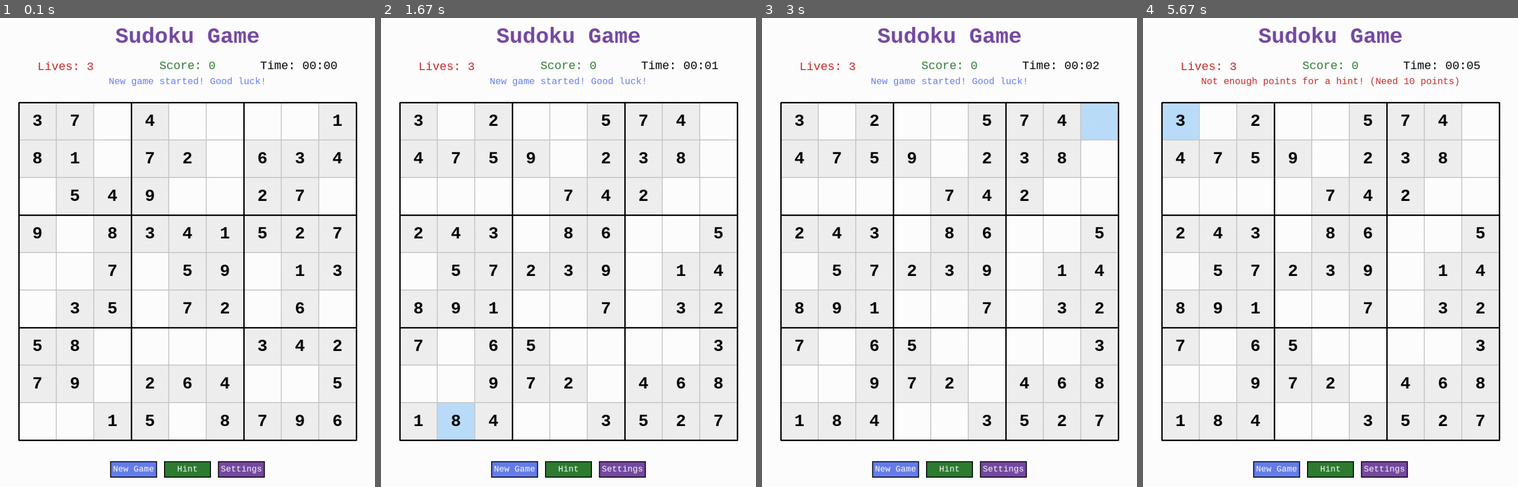
Above: before the commit, frames 1-4 (left to right).
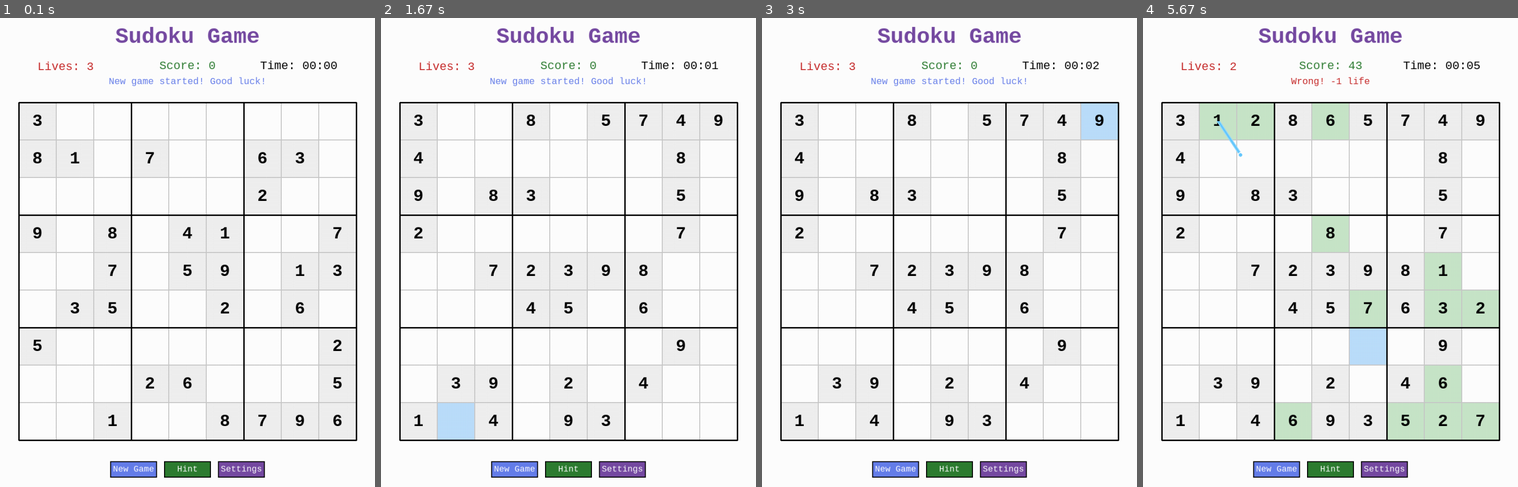
Above: after the commit, the same moments.

Repository: dbdonaldson50/PyGame-Sudoku-Flood
Game: pygame game, started from sudoku_game.py
Two runs of this game, one before a commit and one after it. Both use one fixed random seed, a clock stepped at 60 frames per second and the inputs below.
Inputs (mouse positions are in pixels of both pictures, inside the frame that each line leads up to):
- Up to frame 1 (0.1 s): no input
- Up to frame 2 (1.67 s): click "New Game" at 0.38 s; hold Right 0.67-1.13 s; hold Up 1.17-1.47 s; hold Right from 1.5 s (still down)
- Up to frame 3 (3 s): release Right at 1.97 s; hold Left 2-2.53 s; hold Down 2.57-2.87 s; hold Left from 2.9 s (still down)
- Up to frame 4 (5.67 s): release Left at 3.3 s; hold Up 3.33-3.7 s; tap 7 at 3.73, 4.22, 5.55 s; hold Right 4.07-4.7 s; click (1375, 294) at 4.78 s; click "Hint" at 5.12 s; hold Down from 5.4 s (still down)

The runs differ from the first frame. In frame 1, 0.8% of the frame differs, in the area x 8-92%, y 20-87%; in frame 2, 1.9%; in frame 3, 1.9%; in frame 4, 13%, in the area x 5-95%, y 9-90%.

Commit message:
Add game over modal overlay and increase puzzle difficulty with fewer starting clues

Diff:
--- a/sudoku_game.py
+++ b/sudoku_game.py
@@ -94,7 +94,7 @@
                 'grid_size': 9,
                 'box_size': 3,
                 'symbols': list('123456789'),
-                'cells_to_remove': 30,
+                'cells_to_remove': 50,
                 'lives': 3,
                 'points_per_cell': 5
             },
@@ -102,7 +102,7 @@
                 'grid_size': 16,
                 'box_size': 4,
                 'symbols': list('0123456789ABCDEF'),
-                'cells_to_remove': 100,
+                'cells_to_remove': 190,
                 'lives': 4,
                 'points_per_cell': 10
             },
@@ -110,7 +110,7 @@
                 'grid_size': 25,
                 'box_size': 5,
                 'symbols': [chr(i) for i in range(ord('A'), ord('Z') + 1) if chr(i) != 'X'],
-                'cells_to_remove': 350,
+                'cells_to_remove': 520,
                 'lives': 5,
                 'points_per_cell': 15
             }
@@ -177,6 +177,21 @@
         check_width = 140
         check_x = modal_x + (modal_width - check_width) // 2
         self.buttons['check'] = pygame.Rect(check_x, diff_y + 70, check_width, 40)
+
+        # Game over modal buttons
+        gameover_modal_width = 450
+        gameover_modal_height = 300
+        gameover_modal_x = (self.WINDOW_WIDTH - gameover_modal_width) // 2
+        gameover_modal_y = (self.WINDOW_HEIGHT - gameover_modal_height) // 2
+
+        self.buttons['gameover_modal'] = pygame.Rect(gameover_modal_x, gameover_modal_y,
+                                                      gameover_modal_width, gameover_modal_height)
+
+        # New game button in game over modal
+        newgame_width = 140
+        newgame_x = gameover_modal_x + (gameover_modal_width - newgame_width) // 2
+        self.buttons['gameover_newgame'] = pygame.Rect(newgame_x, gameover_modal_y + 220,
+                                                        newgame_width, 45)
 
     def update_cell_font(self):
         """Update cell font based on grid size"""
@@ -651,6 +666,18 @@
 
     def handle_click(self, pos):
         """Handle mouse clicks"""
+        # Handle game over modal
+        if self.show_win_message or self.show_lose_message:
+            if self.buttons['gameover_modal'].collidepoint(pos):
+                if self.buttons['gameover_newgame'].collidepoint(pos):
+                    self.new_game()
+                return
+            else:
+                # Click outside modal closes it
+                self.show_win_message = False
+                self.show_lose_message = False
+                return
+
         if self.show_settings:
             # Handle settings modal
             if self.buttons['settings_modal'].collidepoint(pos):
@@ -798,16 +825,14 @@
         timer_rect = timer_text.get_rect(right=self.WINDOW_WIDTH - 80, centery=info_y + 12)
         self.screen.blit(timer_text, timer_rect)
 
-        # Message
-        if self.message and (self.message_timer > 0 or self.game_over):
+        # Temporary message (not game over messages)
+        if self.message and self.message_timer > 0 and not self.game_over:
             lines = self.message.split('\n')
             for i, line in enumerate(lines):
                 msg_text = self.small_font.render(line, True, self.message_color)
                 msg_rect = msg_text.get_rect(center=(self.WINDOW_WIDTH // 2, 135 + i * 22))
                 self.screen.blit(msg_text, msg_rect)
-
-            if self.message_timer > 0:
-                self.message_timer -= 1
+            self.message_timer -= 1
 
         # Draw board
         self.draw_board()
@@ -825,6 +850,10 @@
         # Draw settings modal if open
         if self.show_settings:
             self.draw_settings_modal()
+
+        # Draw game over modal if game is over
+        if self.show_win_message or self.show_lose_message:
+            self.draw_game_over_modal()
 
         pygame.display.flip()
 
@@ -969,6 +998,58 @@
         close_rect = close_text.get_rect(center=close_button.center)
         self.screen.blit(close_text, close_rect)
 
+    def draw_game_over_modal(self):
+        """Draw the game over modal"""
+        modal = self.buttons['gameover_modal']
+
+        # Draw semi-transparent overlay
+        overlay = pygame.Surface((self.WINDOW_WIDTH, self.WINDOW_HEIGHT))
+        overlay.set_alpha(128)
+        overlay.fill(self.BLACK)
+        self.screen.blit(overlay, (0, 0))
+
+        # Draw modal
+        pygame.draw.rect(self.screen, self.WHITE, modal)
+        pygame.draw.rect(self.screen, self.BLACK, modal, 3)
+
+        # Title - Victory or Game Over
+        if self.show_win_message:
+            title_text = self.large_font.render("Victory!", True, self.DARK_GREEN)
+        else:
+            title_text = self.large_font.render("Game Over", True, self.DARK_RED)
+        title_rect = title_text.get_rect(center=(modal.centerx, modal.top + 50))
+        self.screen.blit(title_text, title_rect)
+
+        # Display game stats
+        y_offset = modal.top + 110
+
+        # Score
+        score_text = self.medium_font.render(f"Final Score: {self.score}", True, self.BLACK)
+        score_rect = score_text.get_rect(center=(modal.centerx, y_offset))
+        self.screen.blit(score_text, score_rect)
+
+        # Time
+        minutes = self.seconds // 60
+        seconds = self.seconds % 60
+        time_text = self.medium_font.render(f"Time: {minutes:02d}:{seconds:02d}", True, self.BLACK)
+        time_rect = time_text.get_rect(center=(modal.centerx, y_offset + 40))
+        self.screen.blit(time_text, time_rect)
+
+        # Lives remaining (if won)
+        if self.show_win_message:
+            lives_text = self.medium_font.render(f"Lives Remaining: {self.lives}", True, self.BLACK)
+            lives_rect = lives_text.get_rect(center=(modal.centerx, y_offset + 80))
+            self.screen.blit(lives_text, lives_rect)
+
+        # New game button
+        newgame_button = self.buttons['gameover_newgame']
+        pygame.draw.rect(self.screen, self.DARK_GREEN, newgame_button)
+        pygame.draw.rect(self.screen, self.BLACK, newgame_button, 2)
+
+        newgame_text = self.button_font.render("New Game", True, self.WHITE)
+        newgame_rect = newgame_text.get_rect(center=newgame_button.center)
+        self.screen.blit(newgame_text, newgame_rect)
+
     def run(self):
         """Main game loop"""
         running = True
